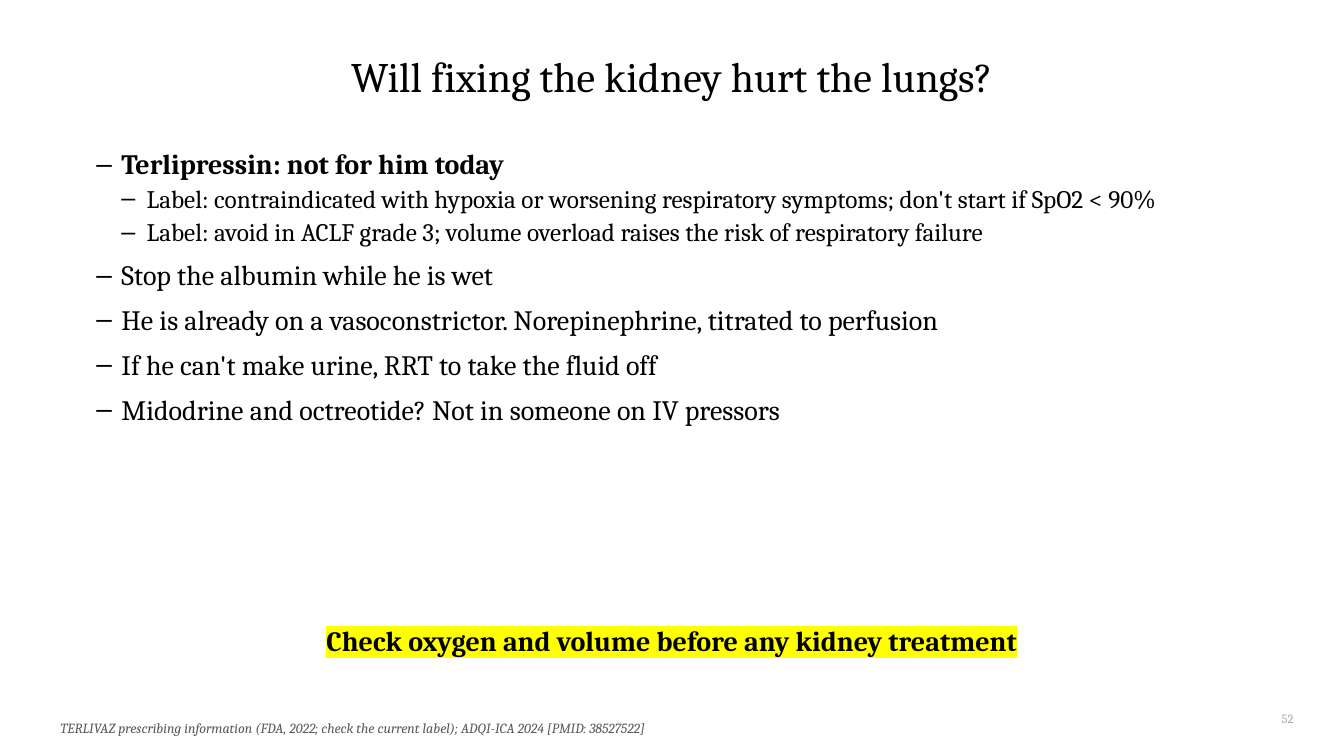
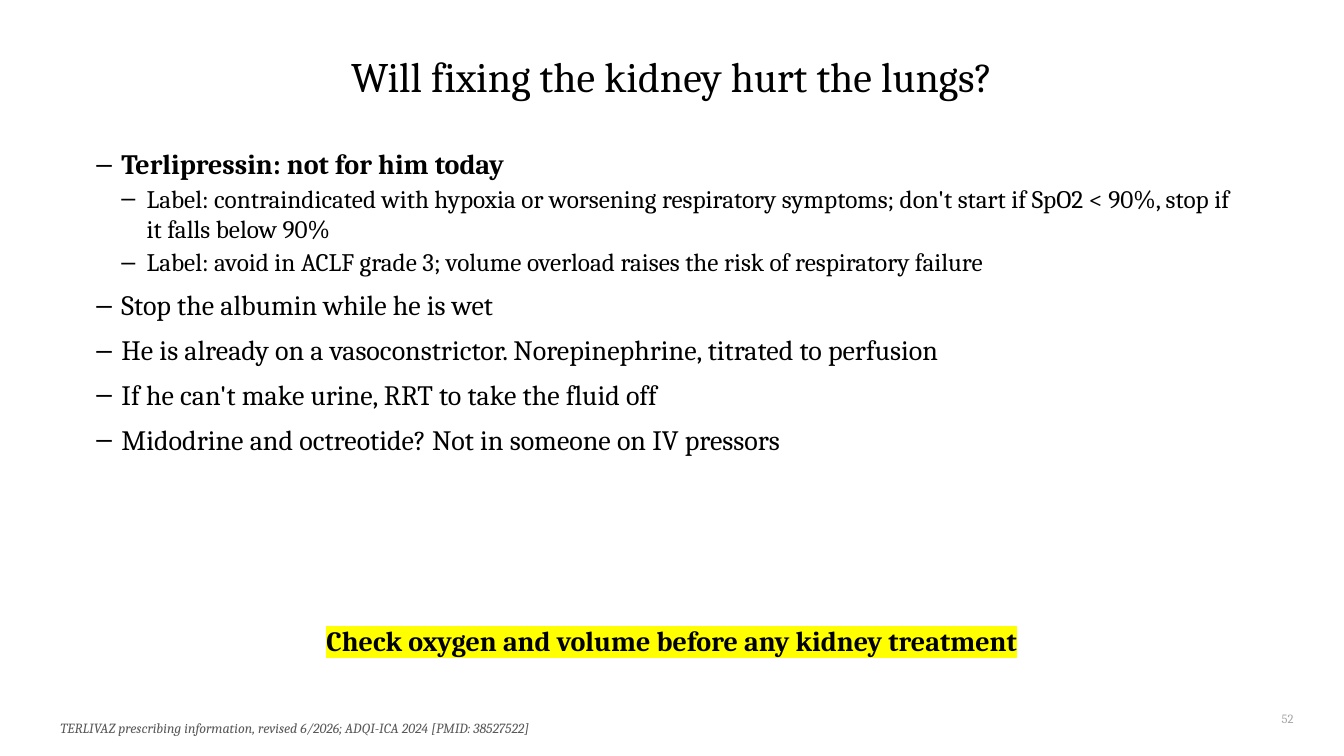
Before and after one commit to qaddodi/mohammad-almeqdadi-lectures, a slide deck: slide 52 of lectures/acute-liver-failure-aclf-in-icu/ALF and ACLF in the ICU.pptx. Drawn at 1344x756 pixels with LibreOffice and Linux fonts; fonts in the diff are those of the drawing. Boxes give left, top, right and bottom in pixels: in the first picture for what was removed or moved away, otherwise in the second. Text is boxed around its words. In the diff, an @@ line names an element or a change of style, - is before the commit and + after.

```diff
--- a/lectures/acute-liver-failure-aclf-in-icu/ALF and ACLF in the ICU.pptx
+++ b/lectures/acute-liver-failure-aclf-in-icu/ALF and ACLF in the ICU.pptx
@@ text at bbox=[147, 190, 1229, 239]: text changed @@
-  – Label: contraindicated with hypoxia or worsening respiratory symptoms; don't start if SpO2 < 90%
+  – Label: contraindicated with hypoxia or worsening respiratory symptoms; don't start if SpO2 < 90%, stop if it falls below 90%
@@ text at bbox=[60, 723, 529, 736]: text changed @@
-TERLIVAZ prescribing information (FDA, 2022; check the current label); ADQI-ICA 2024 [PMID: 38527522]
+TERLIVAZ prescribing information, revised 6/2026; ADQI-ICA 2024 [PMID: 38527522]
```
Also in this commit, not shown: 12 other slides changed, 1 other file.
